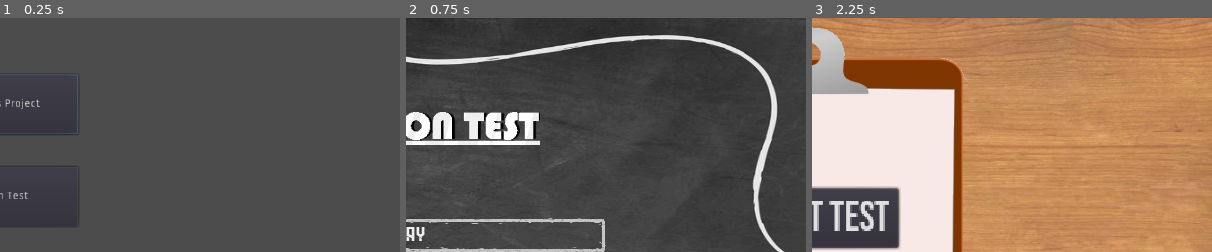
Above: before the commit, frames 1-3 (left to right).
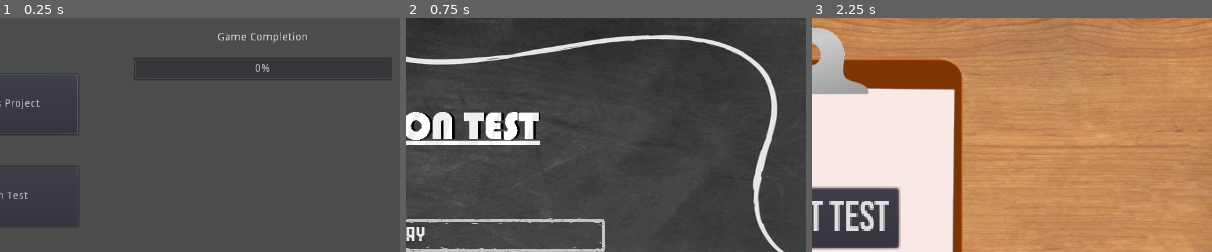
Above: after the commit, the same moments.

Repository: MichalKrzyzanowski/HH-Main
Game: Godot game, scene res://MainMenu/Scenes/MainMenuScene.tscn
Same seed, same stepped clock (60 frames per second), same inputs: the game is played once before the commit and once after it.
Inputs:
- Up to frame 1 (0.25 s): no input
- Up to frame 2 (0.75 s): click "Reaction Test" at 0.5 s
- Up to frame 3 (2.25 s): click "BACK" at 1.25 s; click "Color Blind Test" at 2 s
The pictures show only the part of the screen within x 50-100%, y 0-50%; the shares and areas given below are measured in that part.

The runs differ from the first frame. In frame 1, 1.0% of the frame differs, in the area x 33-98%, y 5-27%; in frame 2, nothing differs; in frame 3, nothing differs.

Commit message:
changed reaction test data, added game progress bar and stats popup

Diff:
--- a/MainMenu/Scenes/MainMenuScene.gd
+++ b/MainMenu/Scenes/MainMenuScene.gd
@@ -1,7 +1,15 @@
 extends Control
 
+onready var progressBar = $Control/ProgressBar
+onready var reactionScoreLabel = $StatsMenu/ReactionTestScore
+onready var reactionTimeLabel = $StatsMenu/ReactionTestClearTime
+onready var statsMenu = $StatsMenu
+
 func _ready() -> void:
-    $BinocularsProjectButton.grab_focus()
+	$BinocularsProjectButton.grab_focus()
+	progressBar.value = getProgress()
+	reactionScoreLabel.text = "Highscore: " + str(ReactionTestData.highscore) + "pts"
+	reactionTimeLabel.text = "Clear Time: " + str(ReactionTestData.fastestTime) + "s"
 
 func _on_ColorBlindTestButton_button_up() -> void:
 	get_tree().root.get_node("Root").queue_free()
@@ -18,3 +26,11 @@
 
 func _on_QuitButton_button_up() -> void:
 	get_tree().quit()
+
+func getProgress():
+	return ReactionTestData.isCleared as int
+
+func _on_ProgressBar_gui_input(event:InputEvent) -> void:
+	if event is InputEventScreenTouch:
+		if event.pressed:
+			statsMenu.visible = !statsMenu.visible
--- a/MainMenu/Scenes/MainMenuScene.tscn
+++ b/MainMenu/Scenes/MainMenuScene.tscn
@@ -51,7 +51,74 @@
 margin_bottom = 81.0002
 text = "Color Blind Test"
 
+[node name="StatsMenu" type="PopupMenu" parent="."]
+margin_left = 683.0
+margin_top = 80.0
+margin_right = 1014.0
+margin_bottom = 492.0
+
+[node name="BinocularsStats" type="Label" parent="StatsMenu"]
+margin_left = 10.0
+margin_top = 13.0
+margin_right = 86.0
+margin_bottom = 22.0
+text = "Binoculars"
+
+[node name="ReactionTestStats" type="Label" parent="StatsMenu"]
+margin_left = 10.0
+margin_top = 123.0
+margin_right = 96.0
+margin_bottom = 137.0
+text = "Reaction Test"
+
+[node name="ReactionTestScore" type="Label" parent="StatsMenu"]
+margin_left = 10.0
+margin_top = 145.0
+margin_right = 96.0
+margin_bottom = 159.0
+text = "Highscore: "
+
+[node name="ReactionTestClearTime" type="Label" parent="StatsMenu"]
+margin_left = 10.0
+margin_top = 166.0
+margin_right = 96.0
+margin_bottom = 180.0
+text = "Clear Time: "
+
+[node name="ColorBlindTestStats" type="Label" parent="StatsMenu"]
+margin_left = 10.0
+margin_top = 237.0
+margin_right = 86.0
+margin_bottom = 246.0
+text = "Color Blind Test"
+
+[node name="Control" type="Control" parent="."]
+anchor_left = 1.0
+anchor_right = 1.0
+margin_left = -341.0
+margin_top = 40.0
+margin_bottom = 80.0
+
+[node name="ProgressBar" type="ProgressBar" parent="Control"]
+anchor_right = 1.0
+anchor_bottom = 1.0
+margin_top = 10.0
+margin_right = -10.0
+max_value = 3.0
+step = 1.0
+
+[node name="Label" type="Label" parent="."]
+anchor_left = 1.0
+anchor_right = 1.0
+margin_left = -341.0
+margin_right = -10.0
+margin_bottom = 50.0
+text = "Game Completion"
+align = 1
+valign = 1
+
 [connection signal="button_up" from="ReactionTestButton" to="." method="_on_ReactionTestButton_button_up"]
 [connection signal="button_up" from="BinocularsProjectButton" to="." method="_on_BinocularsProjectButton_button_up"]
 [connection signal="button_up" from="QuitButton" to="." method="_on_QuitButton_button_up"]
 [connection signal="button_up" from="ColorBlindTestButton" to="." method="_on_ColorBlindTestButton_button_up"]
+[connection signal="gui_input" from="Control/ProgressBar" to="." method="_on_ProgressBar_gui_input"]
--- a/ReactionTest/Scripts/TouchController.gd
+++ b/ReactionTest/Scripts/TouchController.gd
@@ -27,7 +27,13 @@
 
 func shapeTouched():
 	shapesTouched += 1
-	if shapesTouched >= shapesAmount: isGameOver = true
+	if shapesTouched >= shapesAmount: endGame()
+
+func endGame():
+	isGameOver = true
+	ReactionTestData.highscore = max(score, ReactionTestData.highscore)
+	ReactionTestData.fastestTime = min(timeSpent, ReactionTestData.fastestTime)
+	ReactionTestData.isCleared = true
 
 func setScore(newScore: float) -> void:
 	score += newScore
@@ -40,7 +46,7 @@
 func _process(delta: float) -> void:
 	if !isGameOver:
 		timeSpent += delta
-		timeLeftLabel.text = "Time Spent: " + str(stepify(timeSpent, 0.01))
+		timeLeftLabel.text = "Time Spent: " + str(stepify(timeSpent, 0.01)) + "s"
 
 func setupShapeGrid():
 	for i in shapesAmount:
--- a/SaveData/HighscoreData.gd
+++ /dev/null
@@ -1 +0,0 @@
-extends Node
--- /dev/null
+++ b/SaveData/ReactionTestData.gd
@@ -0,0 +1,10 @@
+extends Node
+
+var highscore := 0.0
+var fastestTime := 0.0
+var isCleared := false
+
+func reset():
+    highscore = 0.0
+    fastestTime = 0.0
+    isCleared = false
--- a/project.godot
+++ b/project.godot
@@ -15,13 +15,18 @@
 
 [autoload]
 
-HighscoreData="*res://SaveData/HighscoreData.gd"
+ReactionTestData="*res://SaveData/ReactionTestData.gd"
 
 [display]
 
 window/dpi/allow_hidpi=true
 window/stretch/mode="2d"
 
+[input_devices]
+
+pointing/emulate_touch_from_mouse=true
+pointing/emulate_mouse_from_touch=false
+
 [physics]
 
 common/enable_pause_aware_picking=true
